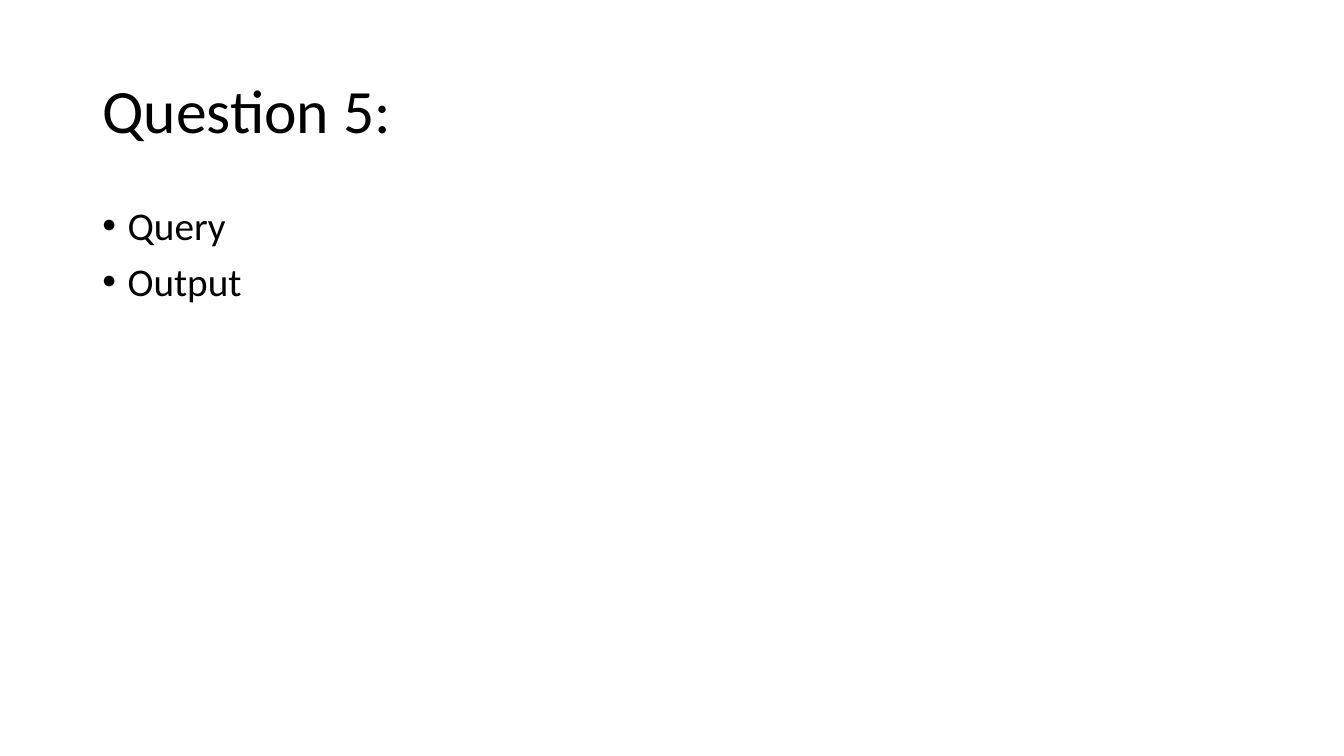
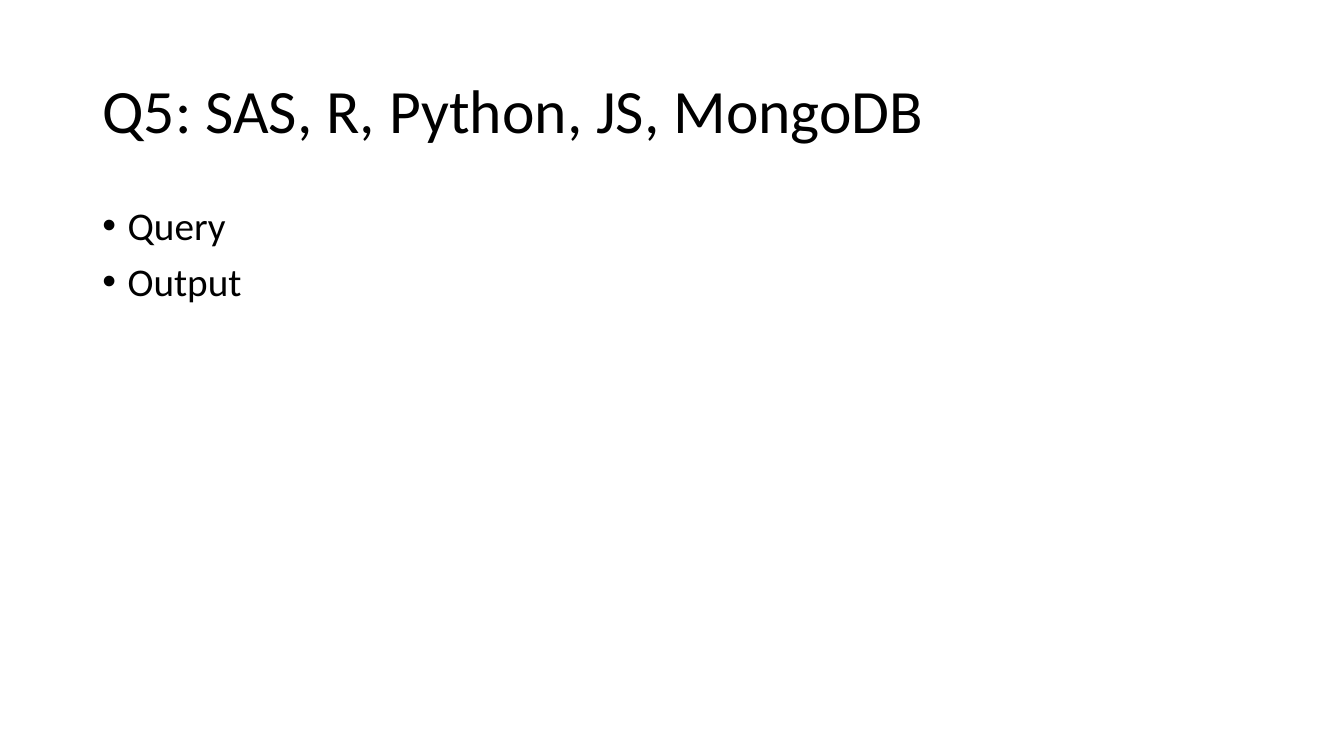
Before and after one commit to shravan-kuchkula/TermProject, a slide deck: slide 20 of MongoDB-TermProject.pptx (slide 16 before the commit). Drawn at 1344x756 pixels with LibreOffice and Linux fonts; fonts in the diff are those of the drawing. Boxes give left, top, right and bottom in pixels: in the first picture for what was removed or moved away, otherwise in the second. Text is boxed around its words. In the diff, an @@ line names an element or a change of style, - is before the commit and + after.

```diff
--- a/MongoDB-TermProject.pptx
+++ b/MongoDB-TermProject.pptx
@@ title at [102,90,923,144]: text changed @@
-Question 5:
+Q5: SAS, R, Python, JS, MongoDB
```
Also in this commit, not shown: 6 other slides changed, 8 slides added, 4 slides removed.
